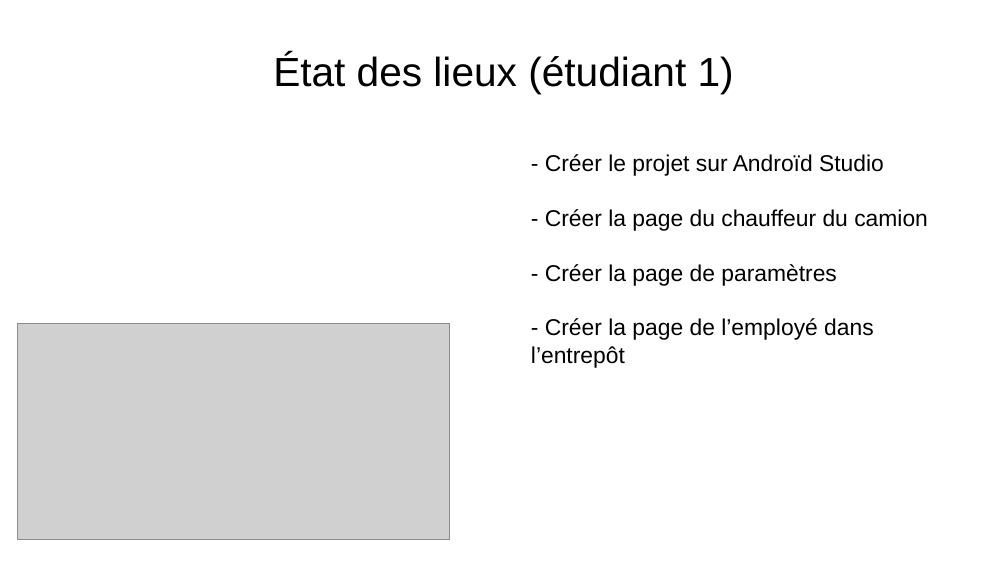
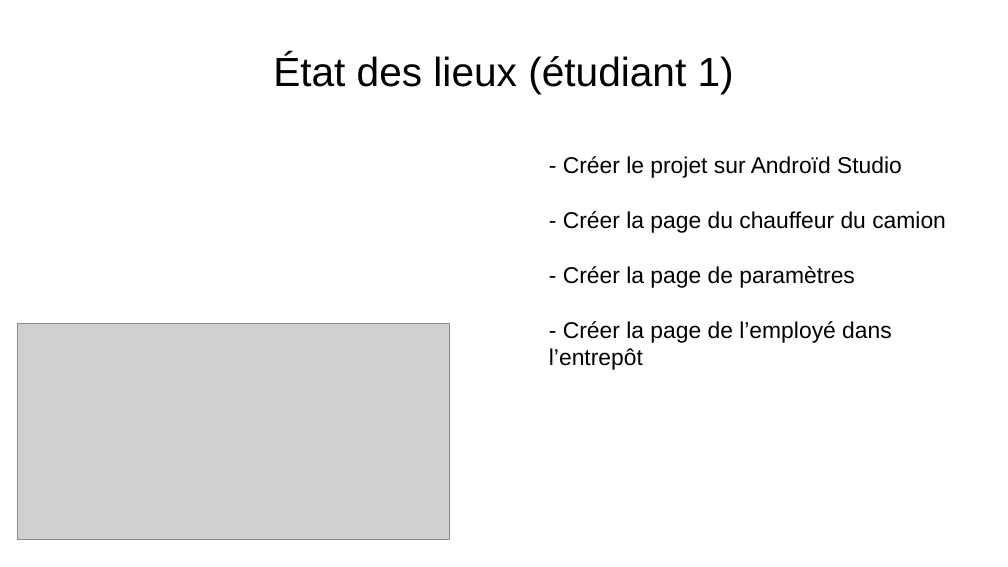
Before and after one commit to Gabin221/Tracking-BLE-documents, a slide deck: slide 23 of Revues/Revues1/presentation_yahya_andrea_gabin.odp. Drawn at 1008x567 pixels with LibreOffice and Linux fonts; fonts in the diff are those of the drawing; grey boxes stand for pictures. Boxes give left, top, right and bottom in pixels: in the first picture for what was removed or moved away, otherwise in the second. Text is boxed around its words. In the diff, an @@ line names an element or a change of style, - is before the commit and + after.

```diff
--- a/Revues/Revues1/presentation_yahya_andrea_gabin.odp
+++ b/Revues/Revues1/presentation_yahya_andrea_gabin.odp
@@ text "- Créer le projet sur ...": place and size @@
-text "- Créer le projet sur ..." at (531,154,928,368)
+text "- Créer le projet sur ..." at (549,156,946,370)
```
Also in this commit, not shown: 3 other slides changed, 6 other files.
